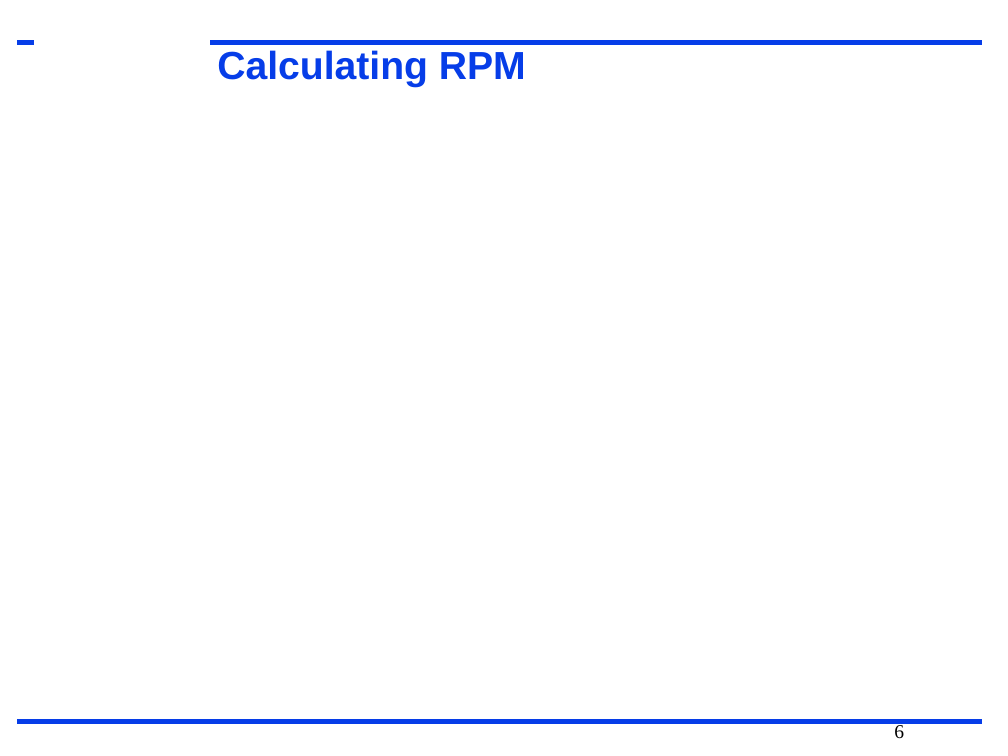
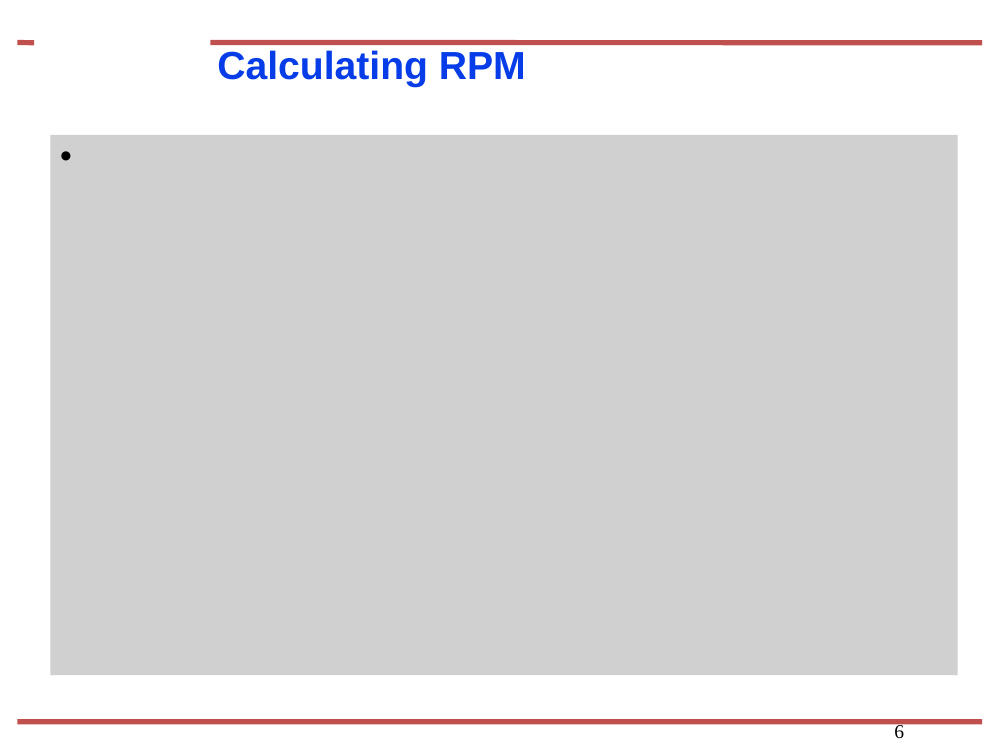
Before and after one commit to nkr2vr/ECE3430-Instructional-Material, a slide deck: slide 6 of Motor Control/MotorControlSlides.pptx. Drawn at 1008x756 pixels with LibreOffice and Linux fonts; fonts in the diff are those of the drawing; grey boxes stand for pictures; background and template pictures are left out. Boxes give left, top, right and bottom in pixels: in the first picture for what was removed or moved away, otherwise in the second. Text is boxed around its words. In the diff, an @@ line names an element or a change of style, - is before the commit and + after.

```diff
--- a/Motor Control/MotorControlSlides.pptx
+++ b/Motor Control/MotorControlSlides.pptx
@@ line removed from (17, 42) to (34, 42) @@
@@ freeform shape added at bbox=[17, 42, 34, 42], outline #C0504D 3.74 pt @@
@@ line removed from (210, 42) to (983, 42) @@
@@ freeform shape added at bbox=[210, 42, 983, 42], outline #C0504D 3.74 pt @@
@@ picture added at bbox=[50, 135, 958, 676] @@
@@ line removed from (17, 722) to (983, 722) @@
@@ freeform shape added at bbox=[17, 722, 982, 722], outline #C0504D 3.74 pt @@
```
Also in this commit, not shown: 18 other slides changed.
